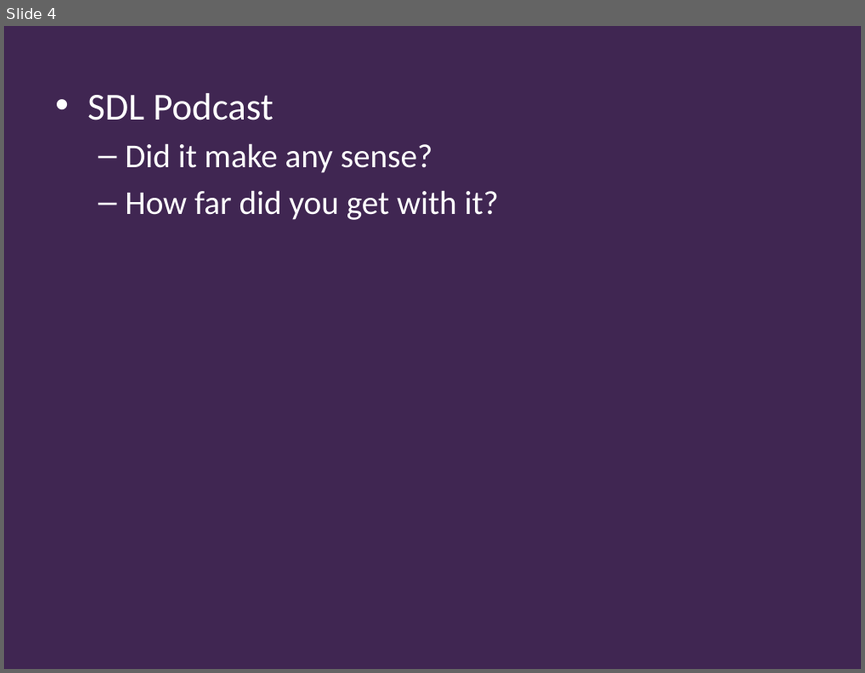
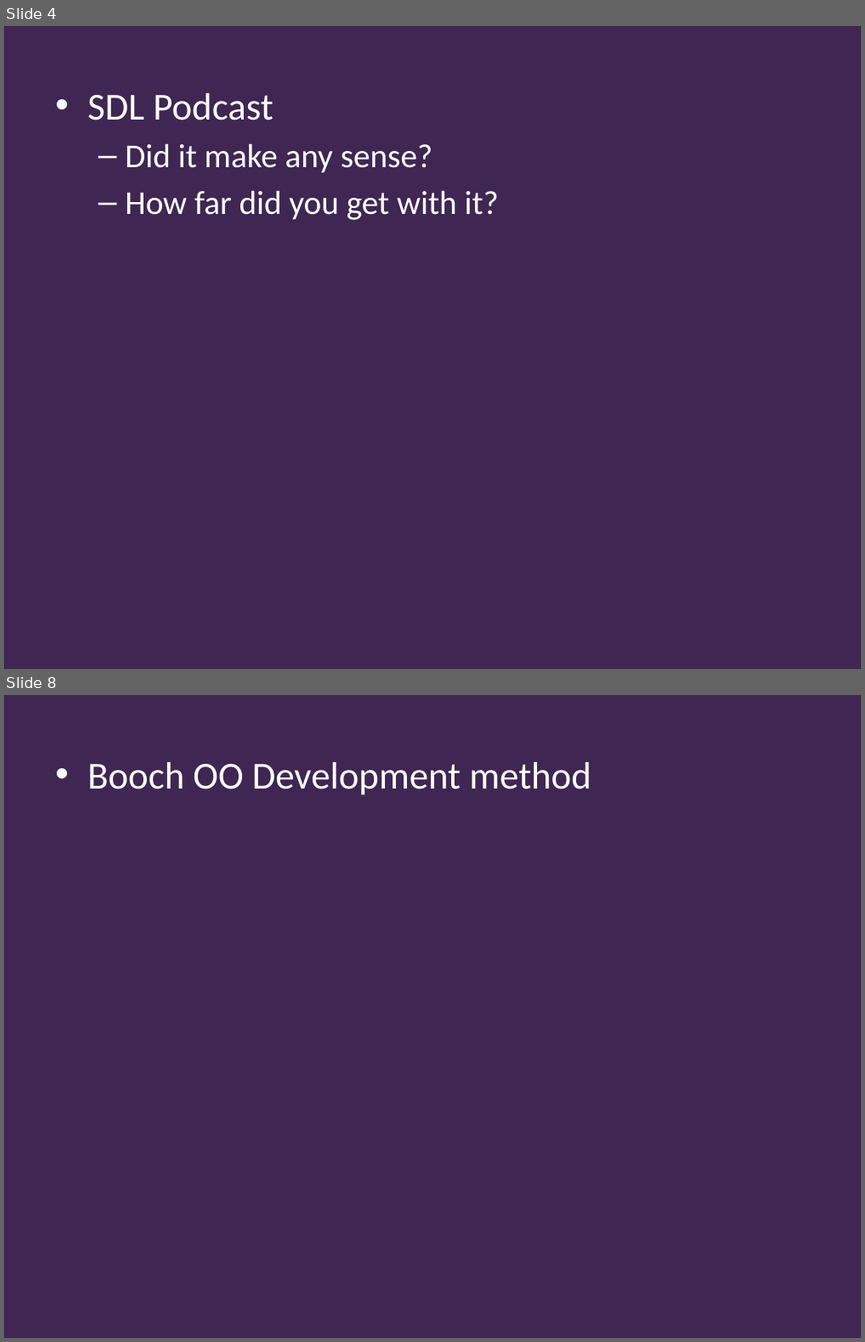
Before and after one commit to Falmouth-Games-Academy/ba-course-materials, a slide deck: GAM340/05/programming/2019-20-GAM340-05-programming-workshop.pptx. Shown one above the other, each under a label of ours: slide 4 before the commit, slides 4 and 8 after it; the slides between them are not shown. The pictures are 865x673 and 865x1342 pixels, drawn with LibreOffice and Linux fonts; fonts in the diff are those of the drawing; background and template pictures are left out. Boxes give left, top, right and bottom in pixels: in the first picture for what was removed or moved away, otherwise in the second. Text is boxed around its words. In the diff, an @@ line names an element or a change of style, - is before the commit and + after.

```diff
--- a/GAM340/05/programming/2019-20-GAM340-05-programming-workshop.pptx
+++ b/GAM340/05/programming/2019-20-GAM340-05-programming-workshop.pptx
@@ slide 8 added at (4, 695, 861, 1338), background #402652 @@
@@ text added at (87, 762, 591, 795), 32 pt, text #FFFFFF @@
+• Booch OO Development method
```
Also in this commit, not shown: 2 slides changed, 12 other slides added, 18 other files.
